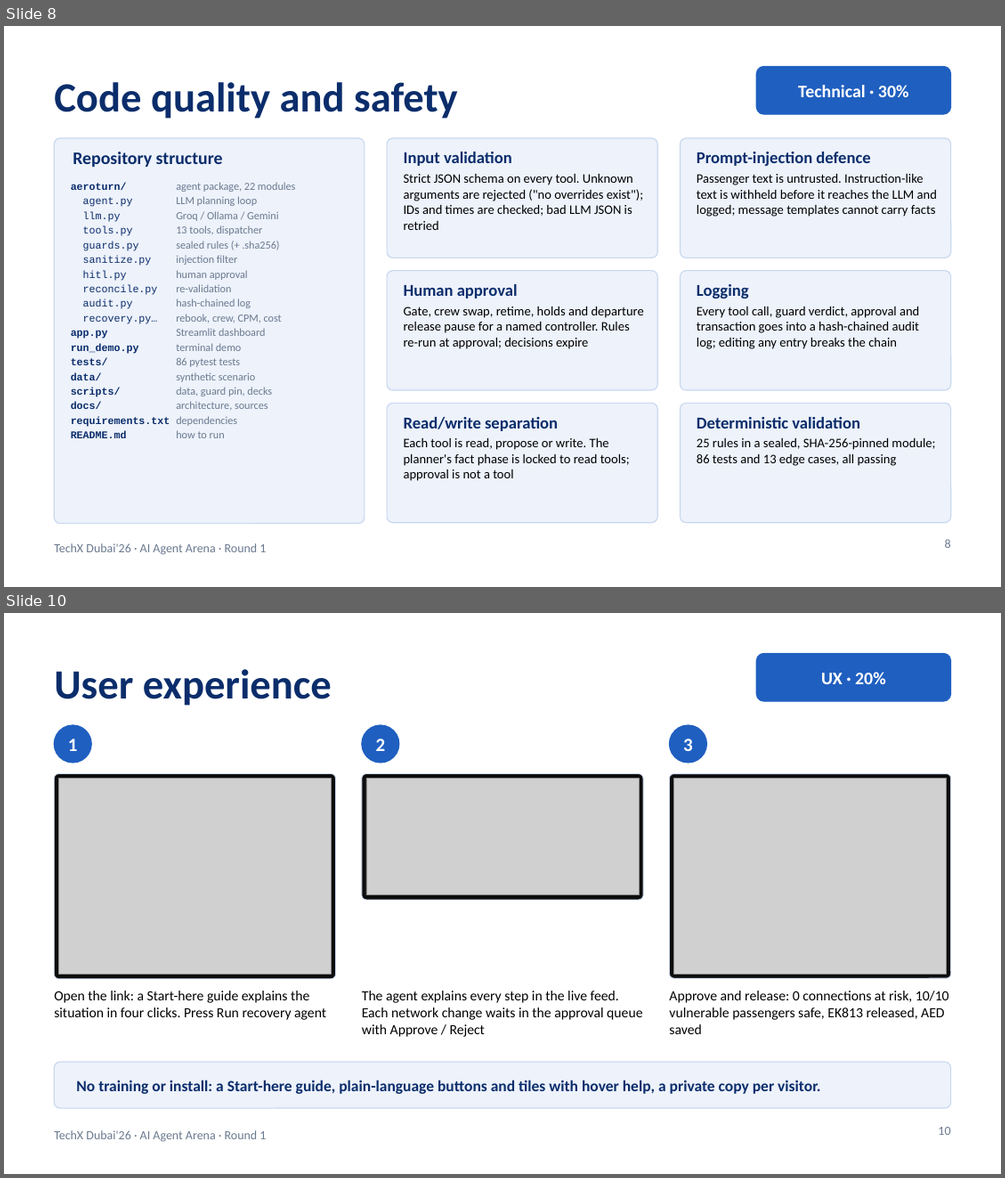
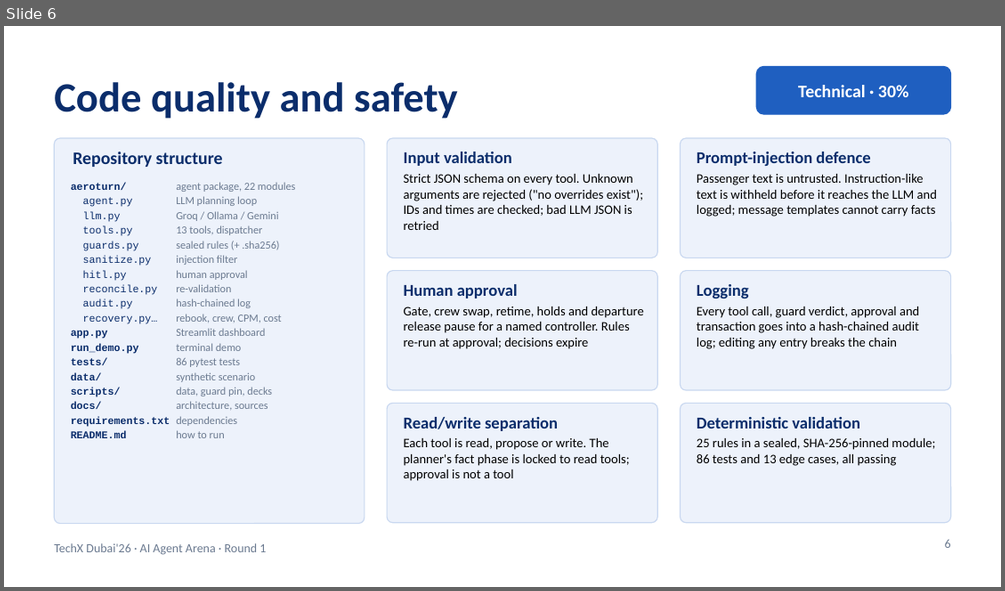
Before and after one commit to RithikhC/EagleX, a slide deck: docs/EagleX_Round1_Submission.pptx. Shown one above the other, each under a label of ours: slides 8 and 10 before the commit, slide 6 after it; the slides between them are not shown. The pictures are 1005x1178 and 1005x591 pixels, drawn with LibreOffice and Linux fonts; fonts in the diff are those of the drawing; grey boxes stand for pictures. Boxes give left, top, right and bottom in pixels: in the first picture for what was removed or moved away, otherwise in the second. Text is boxed around its words. In the diff, an @@ line names an element or a change of style, - is before the commit and + after.

```diff
--- a/docs/EagleX_Round1_Submission.pptx
+++ b/docs/EagleX_Round1_Submission.pptx
@@ slide 10 removed at (x1=4, y1=613, x2=1001, y2=1174), background #FFFFFF; not listed: 1 template element that a slide beside it also shows @@
@@ rounded rectangle removed at (x1=756, y1=653, x2=951, y2=701) @@
@@ title removed at (x1=54, y1=669, x2=332, y2=706) @@
-User experience
@@ text removed at (x1=821, y1=672, x2=886, y2=684) @@
-UX · 20%
@@ ellipse removed at (x1=54, y1=725, x2=91, y2=763) @@
@@ text removed at (x1=68, y1=738, x2=78, y2=751) @@
-1
@@ ellipse removed at (x1=362, y1=725, x2=399, y2=763) @@
@@ text removed at (x1=376, y1=738, x2=386, y2=751) @@
-2
@@ ellipse removed at (x1=670, y1=725, x2=707, y2=763) @@
@@ text removed at (x1=683, y1=738, x2=693, y2=751) @@
-3
@@ rounded rectangle removed at (x1=54, y1=774, x2=335, y2=979) @@
@@ picture removed at (x1=58, y1=779, x2=331, y2=974) @@
@@ rounded rectangle removed at (x1=362, y1=774, x2=643, y2=900) @@
@@ picture removed at (x1=366, y1=779, x2=638, y2=895) @@
@@ rounded rectangle removed at (x1=670, y1=774, x2=951, y2=978) @@
@@ picture removed at (x1=674, y1=779, x2=947, y2=973) @@
@@ text removed at (x1=54, y1=990, x2=326, y2=1020) @@
-Open the link: a Start-here guide explains the situation in four clicks. Press Run recovery agent
@@ text removed at (x1=362, y1=990, x2=642, y2=1037) @@
-The agent explains every step in the live feed. Each network change waits in the approval queue with Approve / Reject
@@ text removed at (x1=669, y1=990, x2=949, y2=1034) @@
-Approve and release: 0 connections at risk, 10/10 vulnerable passengers safe, EK813 released, AED saved
@@ rounded rectangle removed at (x1=54, y1=1062, x2=951, y2=1108) @@
@@ text removed at (x1=76, y1=1079, x2=820, y2=1094) @@
-No training or install: a Start-here guide, plain-language buttons and tiles with hover help, a private copy per visitor.
@@ page number removed at (x1=938, y1=1127, x2=950, y2=1135) @@
-10
@@ what was slide 8 is now slide 6 @@
@@ page number at (x1=945, y1=539, x2=951, y2=548): text changed @@
-8
+6
```
Also in this commit, not shown: 3 slides changed, 1 slide added, 7 other slides removed, 10 other files.
